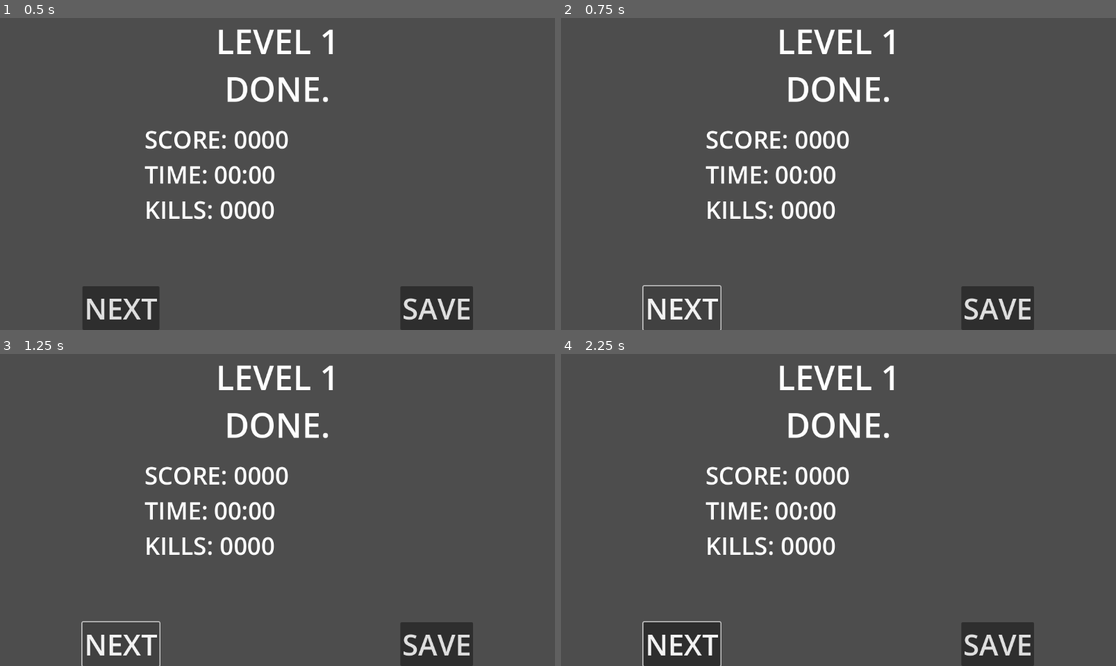
Above: before the commit, frames 1-4 (two rows, left to right).
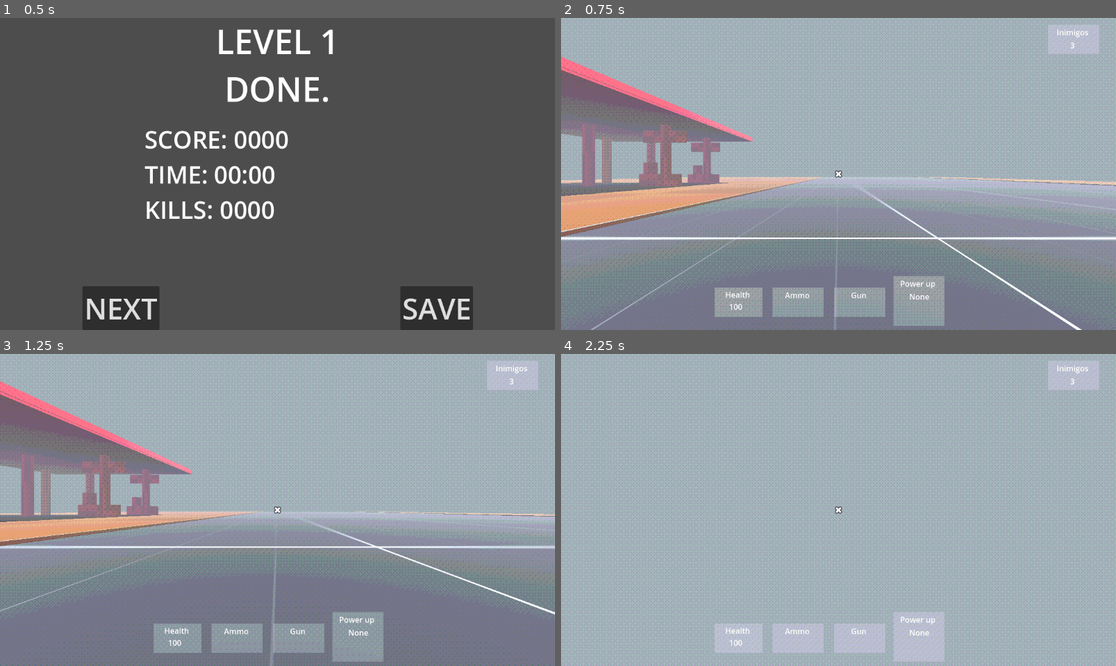
Above: after the commit, the same moments.

Repository: felipepreuss/mnemonic.dream
Game: Godot game, scene res://Scenes/level_complete.tscn
The game is run twice, just before and just after one commit, with the same random seed, the same clock (stepped at 60 frames per second) and the same inputs. This scene is started directly instead of the project's main scene. Sound files missing from this copy of the repository are replaced by a short silence.
Inputs (mouse positions are in pixels of both pictures, inside the frame that each line leads up to):
- Up to frame 1 (0.5 s): no input
- Up to frame 2 (0.75 s): click "NEXT" at 0.5 s
- Up to frame 3 (1.25 s): no input
- Up to frame 4 (2.25 s): click (683, 644) at 1.25 s, where only the run before the commit has a clickable "NEXT"; tap Enter at 2 s; move the mouse to (960, 494) at 2.02 s; press the mouse at (960, 494) at 2.03 s; hold D (Right) from 2.03 s (still down)

Frame 1 is identical in both runs. In frame 2, 100% of the frame differs, in the area x 0-100%, y 0-100%; in frame 3, 100%; in frame 4, 100%.

Commit message:
Add level complete screen and logic
Introduced a new level_complete.gd script and connected it to the level_complete.tscn scene, enabling level progression and returning to the main menu. Updated tutorial.gd to transition to the level complete screen. Minor adjustments to player and pistol transforms in their respective scenes.

Diff:
--- a/Scenes/level-1.tscn
+++ b/Scenes/level-1.tscn
@@ -74,7 +74,7 @@
 shadow_enabled = true
 
 [node name="player" parent="SubViewportContainer/SubViewport" instance=ExtResource("1_4rc3e")]
-transform = Transform3D(1, 0, 0, 0, 1, 0, 0, 0, 1, -49.4799, 9.89002, -6.92393)
+transform = Transform3D(1, 0, 0, 0, 1, 0, 0, 0, 1, -49.4799, 0.998116, -6.92393)
 
 [node name="Enemy" parent="SubViewportContainer/SubViewport" node_paths=PackedStringArray("player") instance=ExtResource("2_6ps50")]
 transform = Transform3D(1, 0, 0, 0, 1, 0, 0, 0, 1, -79.6174, 1.11555, -55.1353)
--- /dev/null
+++ b/Scenes/level_complete.gd
@@ -0,0 +1,23 @@
+extends Control
+
+
+var levels = [
+	"res://Scenes/level-1.tscn",
+	"res://Scenes/level-2.tscn"
+]
+
+var current_level := 0
+
+# Called when the node enters the scene tree for the first time.
+func _ready() -> void:
+	Input.set_mouse_mode(Input.MOUSE_MODE_VISIBLE)
+
+func next_level():
+	if current_level < levels.size():
+		get_tree().change_scene_to_file(levels[current_level])
+		current_level += 1
+	else:
+		get_tree().change_scene_to_file("res://Scenes/main_menu.tscn")
+
+func _on_next_button_pressed() -> void:
+	next_level() # Replace with function body.
--- a/Scenes/level_complete.tscn
+++ b/Scenes/level_complete.tscn
@@ -1,4 +1,6 @@
-[gd_scene format=3 uid="uid://cdp1m1v6b855b"]
+[gd_scene load_steps=2 format=3 uid="uid://cdp1m1v6b855b"]
+
+[ext_resource type="Script" uid="uid://5wp24ka0cvbu" path="res://Scenes/level_complete.gd" id="1_u5kwf"]
 
 [node name="level_complete" type="Control"]
 layout_mode = 3
@@ -7,6 +9,7 @@
 anchor_bottom = 1.0
 grow_horizontal = 2
 grow_vertical = 2
+script = ExtResource("1_u5kwf")
 
 [node name="Label" type="Label" parent="."]
 layout_mode = 1
@@ -69,3 +72,5 @@
 layout_mode = 2
 theme_override_font_sizes/font_size = 60
 text = "SAVE"
+
+[connection signal="pressed" from="HBoxContainer/next_button" to="." method="_on_next_button_pressed"]
--- a/Scenes/pistol.tscn
+++ b/Scenes/pistol.tscn
@@ -31,7 +31,7 @@
 [node name="Pistola (1)" parent="." instance=ExtResource("1_ui64p")]
 
 [node name="RayCast3D" type="RayCast3D" parent="."]
-transform = Transform3D(1, 0, 0, 0, 1, 0, 0, 0, 1, 0, 0.0790563, -5.06008)
+transform = Transform3D(1, 0, 0, 0, 1, 0, 0, 0, 1, 0, 0.095401, -5.06008)
 target_position = Vector3(0, 0, 5)
 
 [node name="AudioStreamPlayer3D" type="AudioStreamPlayer3D" parent="."]
--- a/Script/tutorial.gd
+++ b/Script/tutorial.gd
@@ -9,4 +9,4 @@
 func _on_area_3d_body_entered(body: Node3D) -> void:
 	if body.name == "player" and Globals.contador == 0:
 		body.reset_powerups()
-		get_tree().change_scene_to_file("res://Scenes/level-1.tscn")
+		get_tree().change_scene_to_file("res://Scenes/level_complete.tscn")
Not shown, added: Scenes/level_complete.gd.uid
